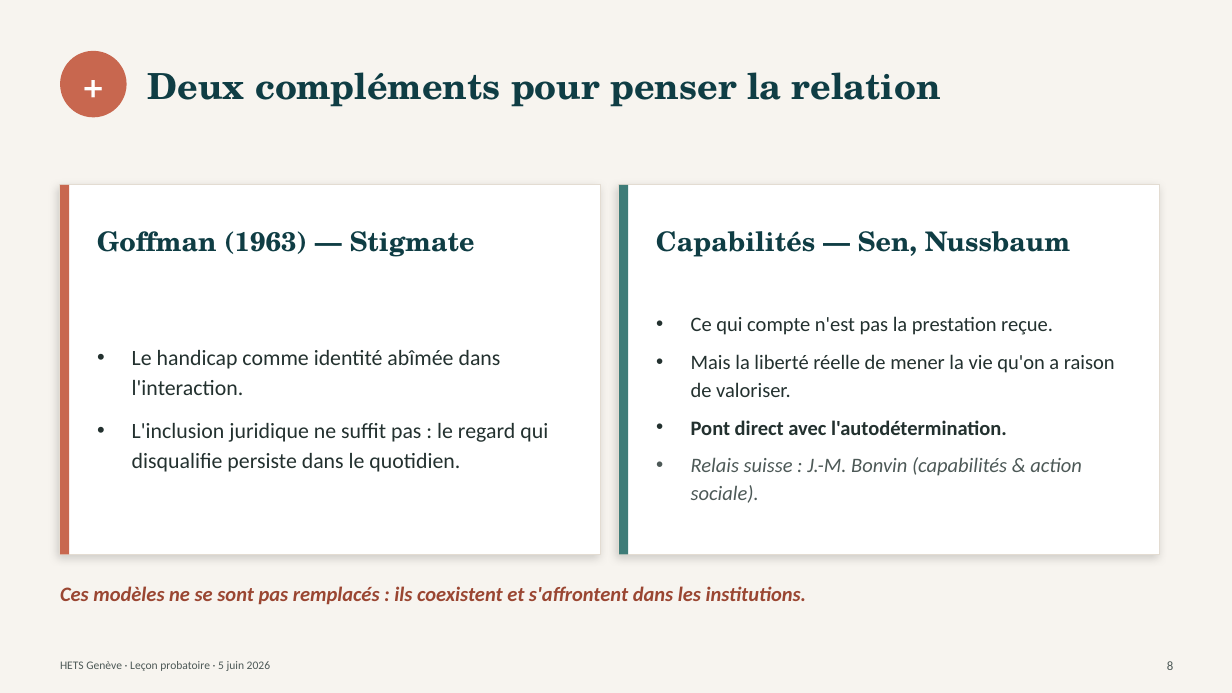
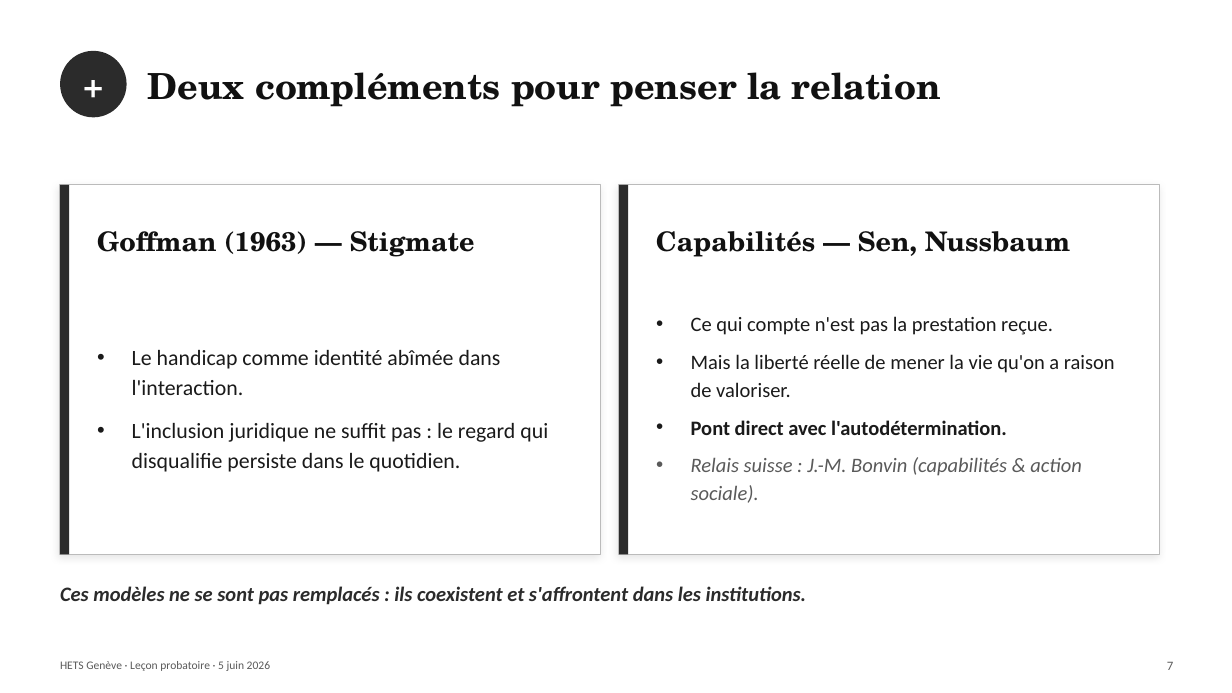
Before and after one commit to pierrebrasseur/cours-handicap-ts, a slide deck: slide 10 of docs/pdfs/Brasseur_lecon_5juin.pptx (slide 9 before the commit). Drawn at 1232x693 pixels with LibreOffice and Linux fonts; fonts in the diff are those of the drawing. Boxes give left, top, right and bottom in pixels: in the first picture for what was removed or moved away, otherwise in the second. Text is boxed around its words. In the diff, an @@ line names an element or a change of style, - is before the commit and + after.

```diff
--- a/docs/pdfs/Brasseur_lecon_5juin.pptx
+++ b/docs/pdfs/Brasseur_lecon_5juin.pptx
@@ background #F7F4EF to #FFFFFF @@
@@ ellipse at [60, 51, 127, 117]: fill #C8674F to #2B2B2B @@
@@ rectangle at [60, 185, 69, 555]: fill #C8674F to #2B2B2B @@
@@ rectangle at [60, 185, 601, 555]: outline #E3DCD2 1 pt to #BBBBBB 1 pt; shadow changed @@
@@ rectangle at [619, 185, 1160, 555]: outline #E3DCD2 1 pt to #BBBBBB 1 pt; shadow changed @@
@@ rectangle at [619, 185, 628, 555]: fill #3E7C78 to #2B2B2B @@
@@ text colour #0F3D44 to #111111 in 3 elements at [148, 72, 941, 107], [97, 231, 475, 257], [656, 231, 1070, 257] @@
@@ text "Le handicap comme identité abîmée ..." at [132, 350, 548, 472]: text colour #23312F to #1A1A1A @@
@@ text "Ce qui compte n'est pas ..." at [691, 316, 1115, 503]: text colour #23312F to #1A1A1A in "Ce qui compte n'est pas la prestation ...", "Mais la liberté réelle de mener la ...", "Pont direct avec l'autodétermination."; text colour #4D5957 to #5A5A5A in "Relais suisse : J.-M. Bonvin (capabilités & ..." @@
@@ text "Ces modèles ne se sont ..." at [60, 586, 807, 605]: text colour #9A4632 to #2B2B2B @@
@@ text "HETS Genève · Leçon probatoire ..." at [60, 661, 270, 671]: text colour #4D5957 to #5A5A5A @@
@@ text at [1167, 662, 1173, 670]: text changed; text colour #4D5957 to #5A5A5A @@
-8
+7
```
Also in this commit, not shown: 22 other slides changed.
